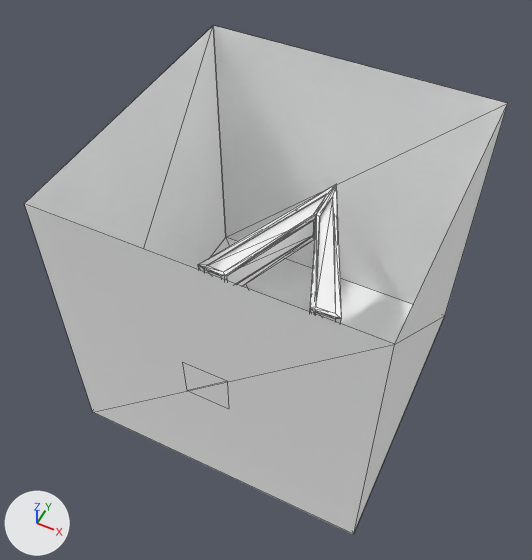
What one commit did to the glTF model Assets/cornell_box.glb.
Camera for both pictures: a camera (50 mm lens) standing at (9.6, -21.7, -4.5) and looking at (-0.5, -1.6, -29.6). The lights are fixed; the arrows at lower left show +X, +Y and +Z. Mesh edges are drawn as thin lines. Where no turn or scale is listed for an object, it has been applied to the vertices. Vertices at the same position are counted once.

In view in the first picture: 'Text.004'.
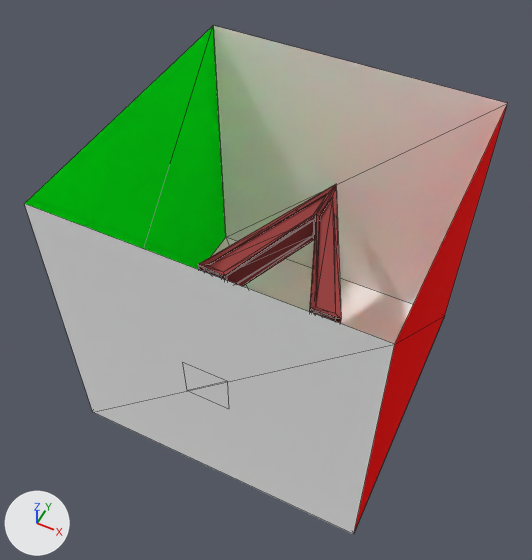
What changed in the scene script:
```text
Change mat_cbox_green:
    mat_cbox_green.base_color: (1.0, 1.0, 1.0) -> (0.0, 1.0, 0.0179)  # white #ffffff -> green #00ff24
Change mat_cbox_red:
    mat_cbox_red.base_color: (1.0, 1.0, 1.0) -> (1.0, 0.0, 0.0)  # white #ffffff -> red #ff0000
Add mat_dark_brown:
    mat_dark_brown = principled_material('Dark_brown')
    mat_dark_brown.base_color = (0.379, 0.0595, 0.0569)  # red #a64543
    mat_dark_brown.roughness = 1.0
Change me_text_008:
    where me_text_008.from_pydata(...)  # 80 vertices, 192 faces; spans x -6.97..7.03, y -7.93..5.9, z -36.38..-22.38
    used by ob_text_004; location = (0.0, 0.0, 0.0)
    me_text_008 part 1: all 180 faces that had it switch from mat_glass (white #ffffff) to mat_dark_brown (red #a64543)
```

Changed parts and their boxes (x1, y1, x2, y2) in the pictures (532 x 560 px):
'Text.004', recoloured: (24, 25, 508, 533) in both
part 1 of me_text_008, recoloured (white to red): (198, 184, 341, 324) in both
